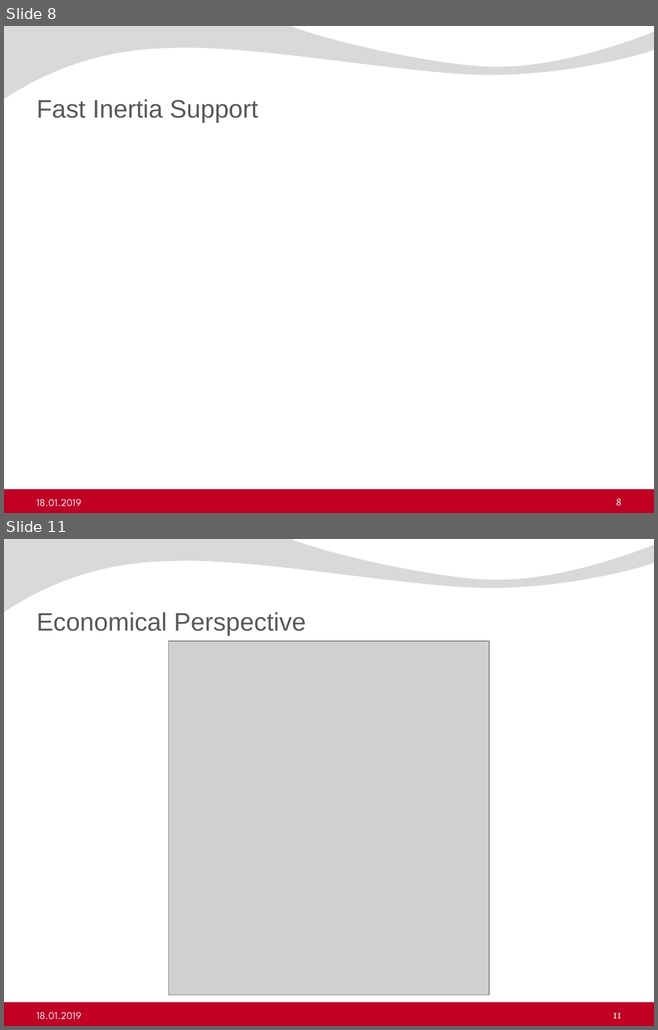
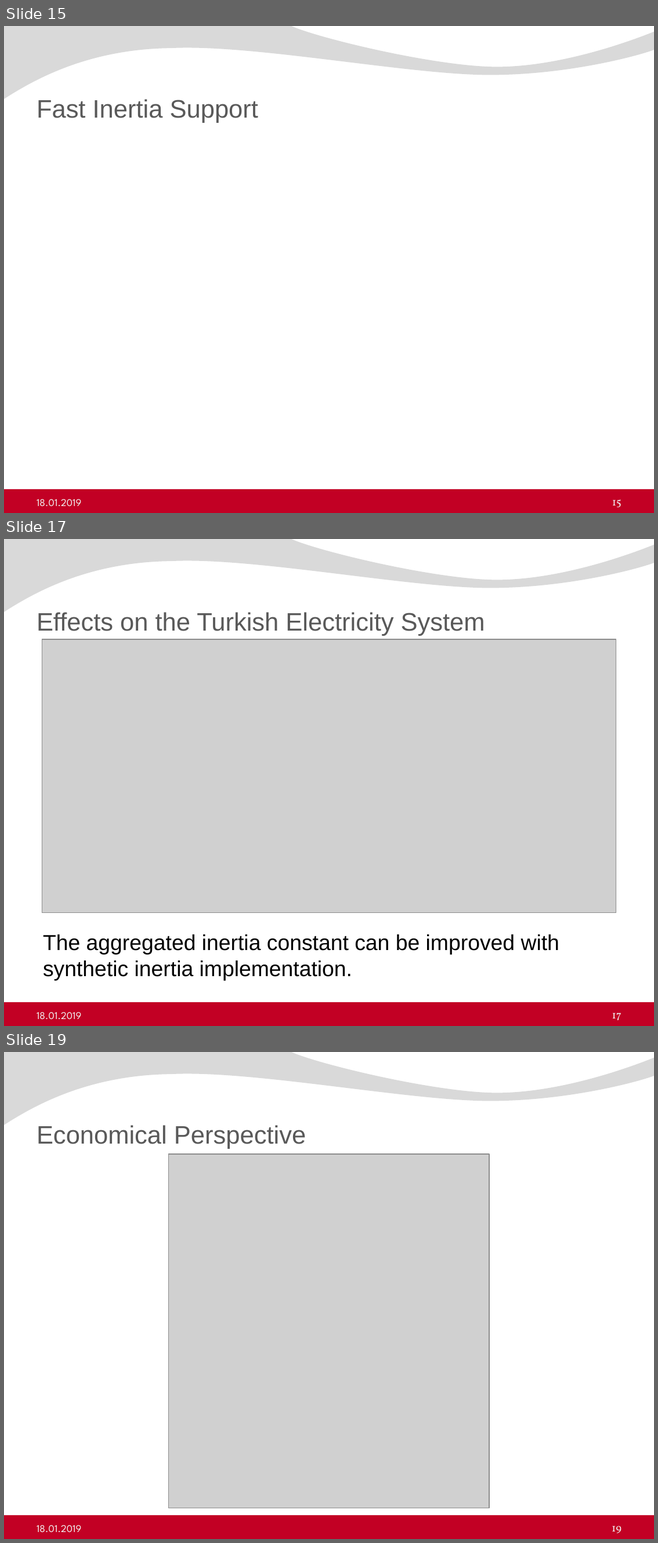
Before and after one commit to ErencanDuymaz/Research, a slide deck: Thesis/Thesis Defence/Erencan_Duymaz_thesis_defence.pptx. Shown one above the other, each under a label of ours: slides 8 and 11 before the commit, slides 15, 17 and 19 after it; the slides between them are not shown. The pictures are 658x1030 and 658x1543 pixels, drawn with LibreOffice and Linux fonts; fonts in the diff are those of the drawing; grey boxes stand for pictures; background and template pictures are left out. Boxes give left, top, right and bottom in pixels: in the first picture for what was removed or moved away, otherwise in the second. Text is boxed around its words. In the diff, an @@ line names an element or a change of style, - is before the commit and + after.

Commit message:
Presentation is updated. Effects in the Turkish Electricity system is added.

```diff
--- a/Thesis/Thesis Defence/Erencan_Duymaz_thesis_defence.pptx
+++ b/Thesis/Thesis Defence/Erencan_Duymaz_thesis_defence.pptx
@@ slide 17 added at box(4, 539, 654, 1026), background #FFFFFF; not listed: 2 template elements that a slide beside it also shows @@
@@ title added at box(36, 612, 485, 636), 28 pt, text #595959 @@
+Effects on the Turkish Electricity System
@@ picture added at box(42, 640, 615, 913) @@
@@ text added at box(43, 935, 559, 981), 24 pt, text #000000 @@
+The aggregated inertia constant can be improved with synthetic inertia implementation.
@@ text added at box(36, 1012, 81, 1019), 11.5 pt, text #F2F2F2 @@
+18.01.2019
@@ page number added at box(612, 1013, 621, 1020), 12 pt, text #F2F2F2 @@
+17
@@ what was slide 8 is now slide 15 @@
@@ page number at box(612, 500, 621, 507): text changed @@
-8
+15
@@ what was slide 11 is now slide 19 @@
@@ page number at box(611, 1526, 621, 1533): text changed @@
-11
+19
```
Also in this commit, not shown: 6 slides changed, 7 other slides added, 8 other files.
